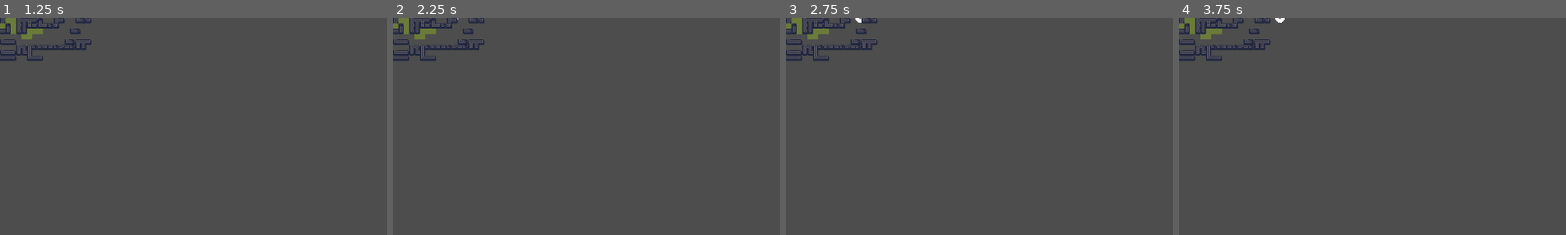
Above: before the commit, frames 1-4 (left to right).
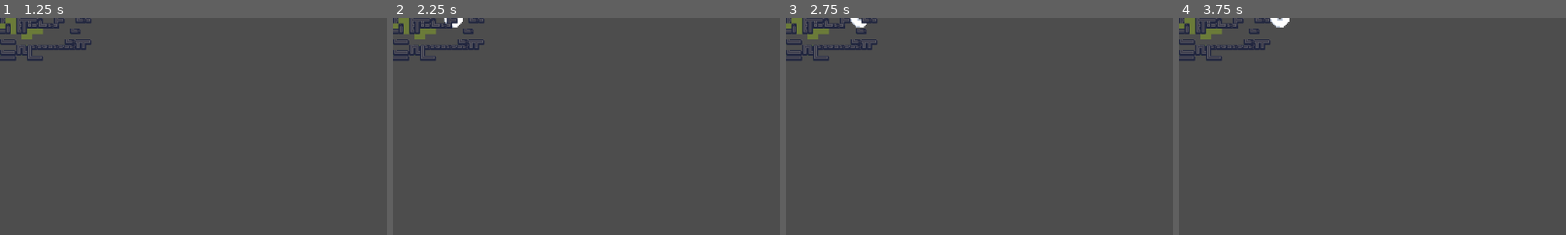
Above: after the commit, the same moments.

Repository: Lysquid/GMTK-2023
Game: Godot game, scene res://src/main.tscn
Same seed, same stepped clock (60 frames per second), same inputs: the game is played once before the commit and once after it.
Inputs (mouse positions are % of the whole screen's width and height, from its top left):
- Up to frame 1 (1.25 s): tap Enter at 0.5 s; move the mouse to (72, 45) at 0.52 s; click (72, 45) at 0.6 s
- Up to frame 2 (2.25 s): tap Space at 1.25 s; move the mouse to (30, 55) at 1.27 s; click (30, 55) at 1.35 s; tap Enter at 2 s; move the mouse to (60, 28) at 2.02 s; click (60, 28) at 2.1 s
- Up to frame 3 (2.75 s): no input
- Up to frame 4 (3.75 s): move the mouse to (45, 70) at 2.77 s; click (45, 70) at 2.85 s; move the mouse to (80, 65) at 3.52 s; click (80, 65) at 3.6 s
The pictures show only the part of the screen within x 0-50%, y 0-50%; the shares and areas given below are measured in that part.

Frame 1 is identical in both runs. In frame 2, 0.1% of the frame differs, in the area x 13-19%, y 0-5%; in frame 3, 0.1%; in frame 4, 0.2%, in the area x 23-29%, y 0-5%.

Commit message:
zombie stop on click

Diff:
--- a/project.godot
+++ b/project.godot
@@ -25,5 +25,6 @@
 
 [rendering]
 
+textures/canvas_textures/default_texture_filter=0
 renderer/rendering_method="gl_compatibility"
 renderer/rendering_method.mobile="gl_compatibility"
--- a/src/entities/zombie.gd
+++ b/src/entities/zombie.gd
@@ -35,7 +35,8 @@
 		if Input.is_action_just_pressed("select") and mouse_on_zombie:
 			selected = true
 
-	move_and_collide(direction * SPEED * delta)
+	if !selected:
+		move_and_collide(direction * SPEED * delta)
 
 
 func _on_area_2d_mouse_entered():
--- a/src/entities/zombie.tscn
+++ b/src/entities/zombie.tscn
@@ -31,6 +31,7 @@
 shape = SubResource("CircleShape2D_pkgcy")
 
 [node name="AnimatedSprite2D" type="AnimatedSprite2D" parent="."]
+scale = Vector2(2, 2)
 sprite_frames = SubResource("SpriteFrames_f4j3r")
 
 [node name="Area2D" type="Area2D" parent="."]
